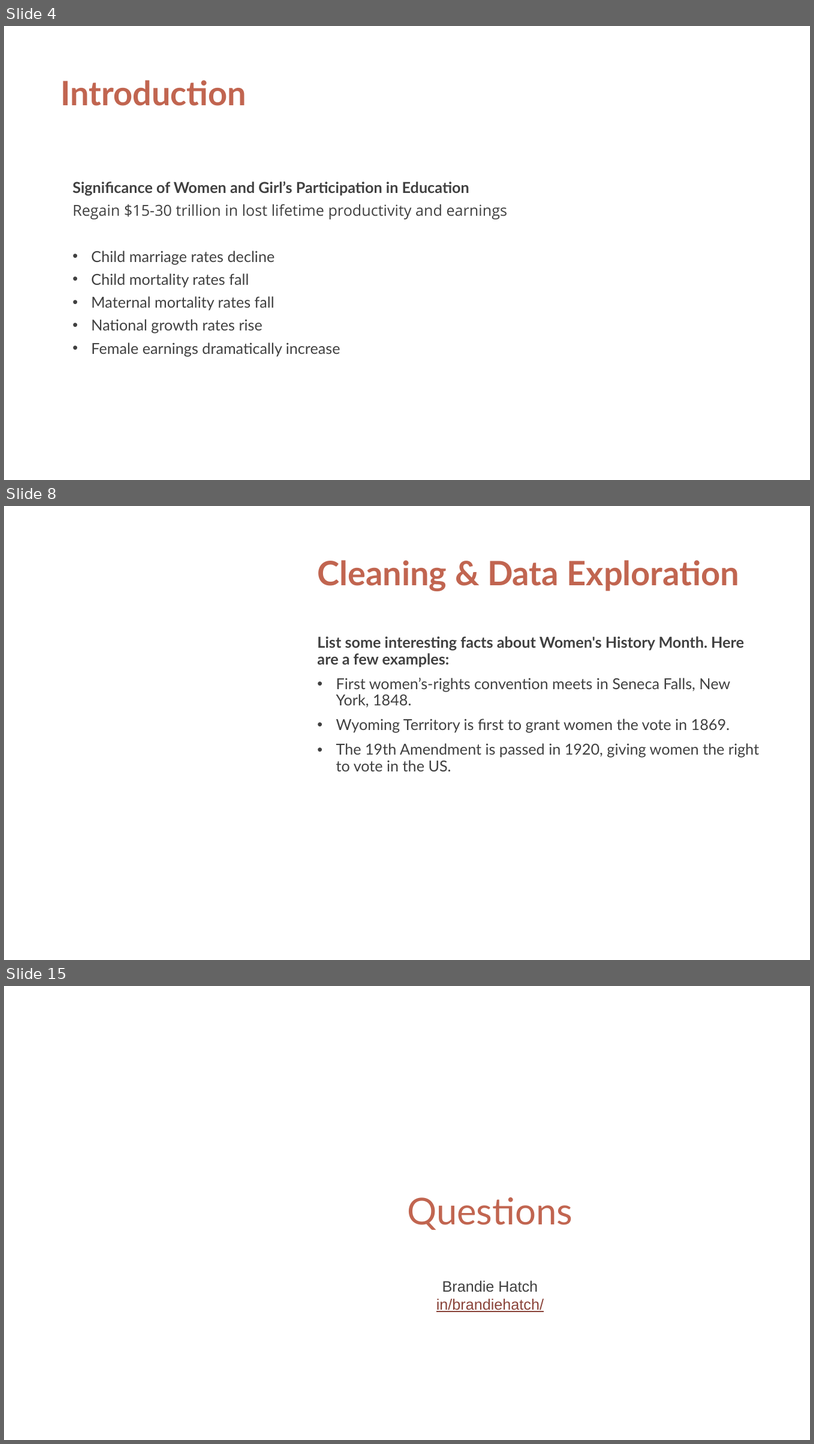
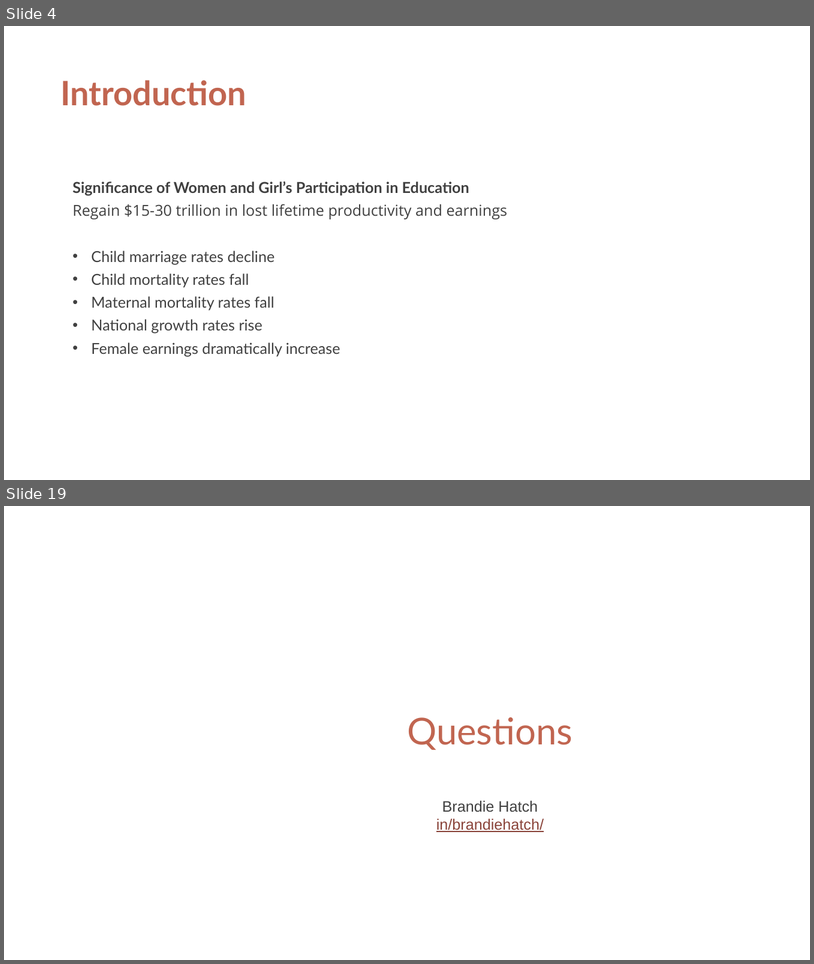
Before and after one commit to brandiehatch/capstone, a slide deck: capstone.pptx. Shown one above the other, each under a label of ours: slides 4, 8 and 15 before the commit, slides 4 and 19 after it; the slides between them are not shown. The pictures are 814x1444 and 814x964 pixels, drawn with LibreOffice and Linux fonts; fonts in the diff are those of the drawing; background and template pictures are left out. Boxes give left, top, right and bottom in pixels: in the first picture for what was removed or moved away, otherwise in the second. Text is boxed around its words. In the diff, an @@ line names an element or a change of style, - is before the commit and + after.

```diff
--- a/capstone.pptx
+++ b/capstone.pptx
@@ slide 8 removed at (x1=4, y1=506, x2=810, y2=960), background #FFFFFF @@
@@ title removed at (x1=317, y1=560, x2=740, y2=591) @@
-Cleaning & Data Exploration
@@ text removed at (x1=317, y1=636, x2=759, y2=771) @@
-List some interesting facts about Women's History Month. Here are a few examples:
-  • First women’s-rights convention meets in Seneca Falls, New York, 1848.
-  • Wyoming Territory is first to grant women the vote in 1869.
-  • The 19th Amendment is passed in 1920, giving women the right to vote in the US.
@@ what was slide 15 is now slide 19 @@
```
Also in this commit, not shown: 3 slides changed, 10 slides added, 5 other slides removed, 12 other files.
